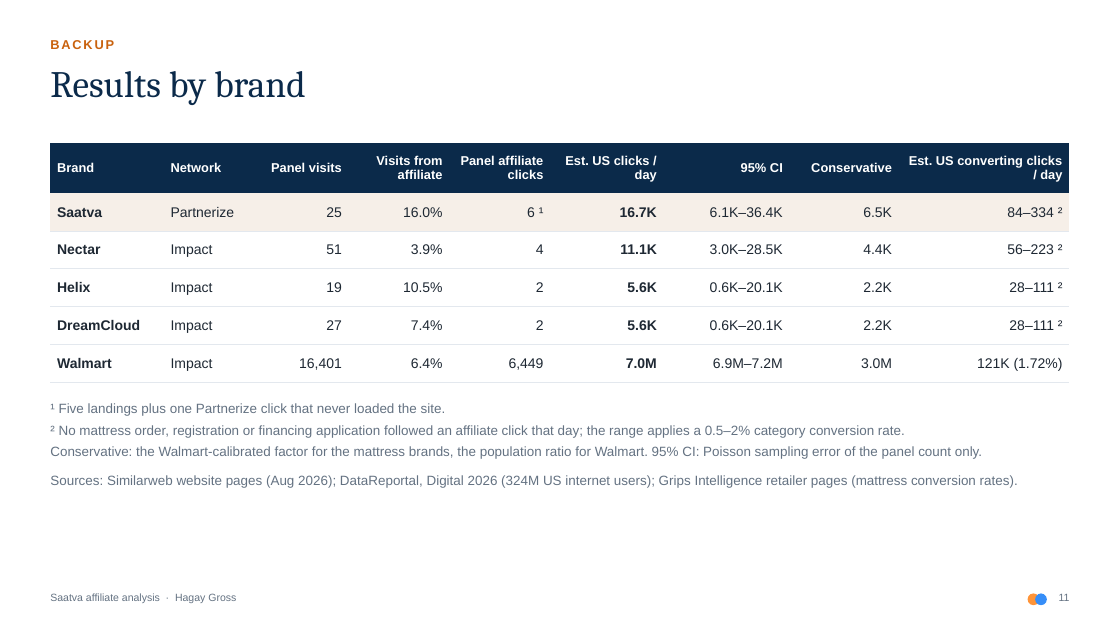
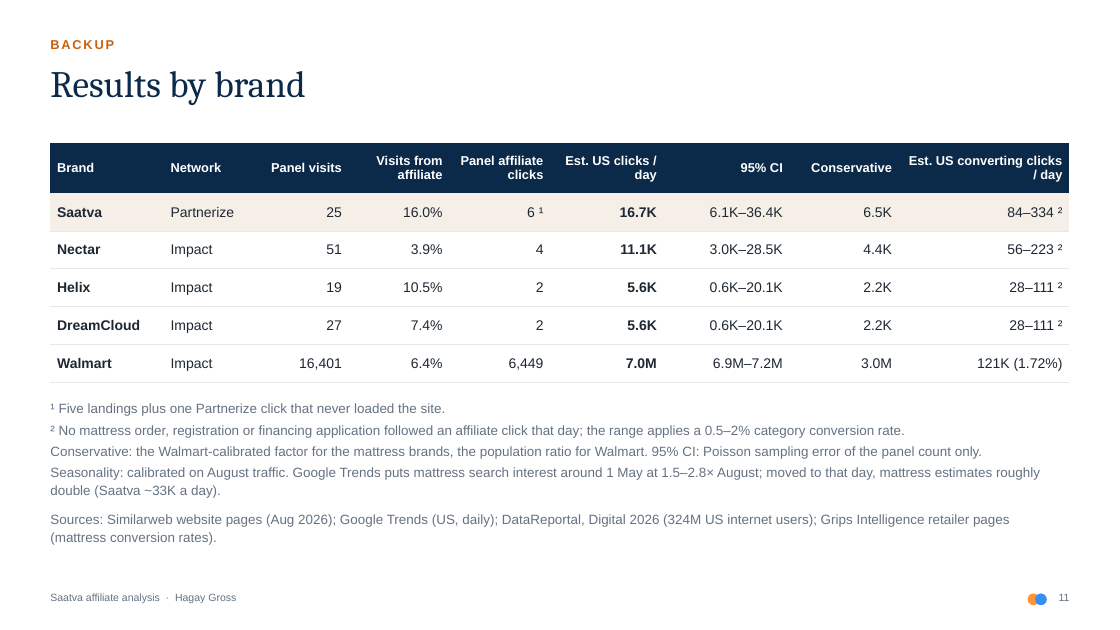
Before and after one commit to Hagaygro/partnerize-assignment, a slide deck: slide 11 of deck/saatva_affiliate_analysis.pptx. Drawn at 1120x630 pixels with LibreOffice and Linux fonts; fonts in the diff are those of the drawing. Boxes give left, top, right and bottom in pixels: in the first picture for what was removed or moved away, otherwise in the second. Text is boxed around its words. In the diff, an @@ line names an element or a change of style, - is before the commit and + after.

```diff
--- a/deck/saatva_affiliate_analysis.pptx
+++ b/deck/saatva_affiliate_analysis.pptx
@@ text at <box>50,467,1040,545</box>: text changed @@
-Sources: Similarweb website pages (Aug 2026); DataReportal, Digital 2026 (324M US internet users); Grips Intelligence retailer pages (mattress conversion rates).
+Seasonality: calibrated on August traffic. Google Trends puts mattress search interest around 1 May at 1.5–2.8× August; moved to that day, mattress estimates roughly double (Saatva ~33K a day).
+Sources: Similarweb website pages (Aug 2026); Google Trends (US, daily); DataReportal, Digital 2026 (324M US internet users); Grips Intelligence retailer pages (mattress conversion rates).
```
Also in this commit, not shown: 8 other files.
